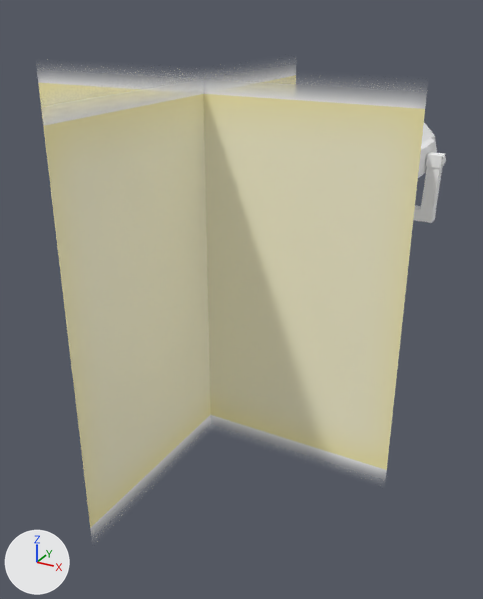
The FBX model Assets/Models/ENV_Models/LightBeacon/ENV_BeaconOfLight.fbx as it was, and as the next commit left it.
Rendered twice from a 50 mm camera at (0.083, -0.289, 0.087) aimed at (-0.014, -0.113, -0.002). Every picture has the same lights, and +X, +Y and +Z are marked at lower left. The picture after the commit comes second. Where no turn or scale is listed for an object, it has been applied to the vertices.

The first picture shows 'ENV_Beacon', 'ENV_LightPlanes' and 1 more.
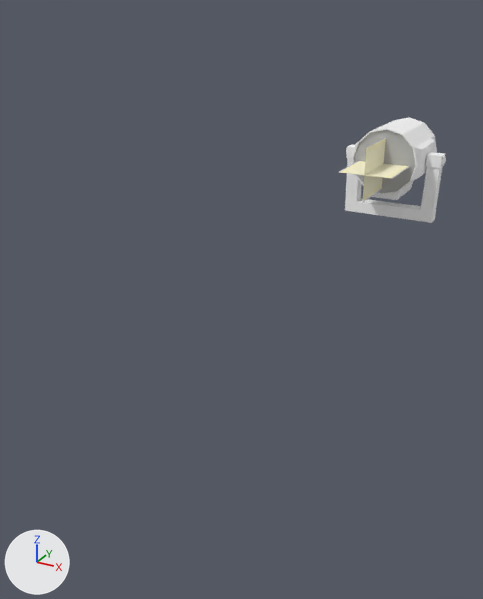
Changed parts and their boxes [x1, y1, x2, y2] in the pictures (483 x 599 px):
```json
{"object": "ENV_LightPlanes", "change": "reshaped, moved", "before": [38, 69, 426, 532], "after": [340, 138, 409, 202]}
```

The change, as JSON lines over the scene's bpy script:
```json
{"block": "me_mesh_002", "where": "# used by ob_env_lightplanes; location = (0.0, -0.1562, 0.026)"}
{"op": "remove", "block": "me_mesh_002", "code": "me_mesh_002.from_pydata(...)  # 8 vertices, 2 faces; spans x -0.05..0.05, y -0.05..0.05, z -0.05..0.05"}
{"op": "add", "block": "me_mesh_002", "code": "me_mesh_002.from_pydata(...)  # 8 vertices, 2 faces; spans x -0.0122..0.0122, y -0.0244..0.0, z -0.0122..0.0122"}
{"block": "me_mesh_002", "change": "me_mesh_002 part 1"}
{"op": "set", "path": "me_mesh_002.vertices[0].co", "old": "(-0.05, 0.0, 0.05)", "new": "(0.0, -0.0244, 0.0122)"}
{"op": "set", "path": "me_mesh_002.vertices[1].co", "old": "(0.05, 0.0, 0.05)", "new": "(0.0, 0.0, 0.0122)", "note": "not seen -> pixel (386, 134)"}
{"op": "set", "path": "me_mesh_002.vertices[2].co", "old": "(-0.05, 0.0, -0.05)", "new": "(0.0, -0.0244, -0.0122)", "note": "pixel (74, 391) -> not seen"}
{"op": "set", "path": "me_mesh_002.vertices[3].co", "old": "(0.05, 0.0, -0.05)", "new": "(0.0, 0.0, -0.0122)", "note": "not seen -> pixel (381, 192)"}
{"op": "set", "path": "me_mesh_002.vertices[4].co", "old": "(0.0, -0.05, 0.05)", "new": "(-0.0122, -0.0244, 0.0)"}
{"op": "set", "path": "me_mesh_002.vertices[5].co", "old": "(0.0, 0.05, 0.05)", "new": "(-0.0122, 0.0, 0.0)", "note": "not seen -> pixel (356, 160)"}
{"op": "set", "path": "me_mesh_002.vertices[6].co", "old": "(0.0, -0.05, -0.05)", "new": "(0.0122, -0.0244, 0.0)"}
{"op": "set", "path": "me_mesh_002.vertices[7].co", "old": "(0.0, 0.05, -0.05)", "new": "(0.0122, 0.0, 0.0)", "note": "not seen -> pixel (412, 166)"}
{"op": "set", "path": "ob_env_lightplanes.location", "old": "(0.0, -0.1562, 0.026)", "new": "(0.0, -0.0143, 0.026)"}
```
